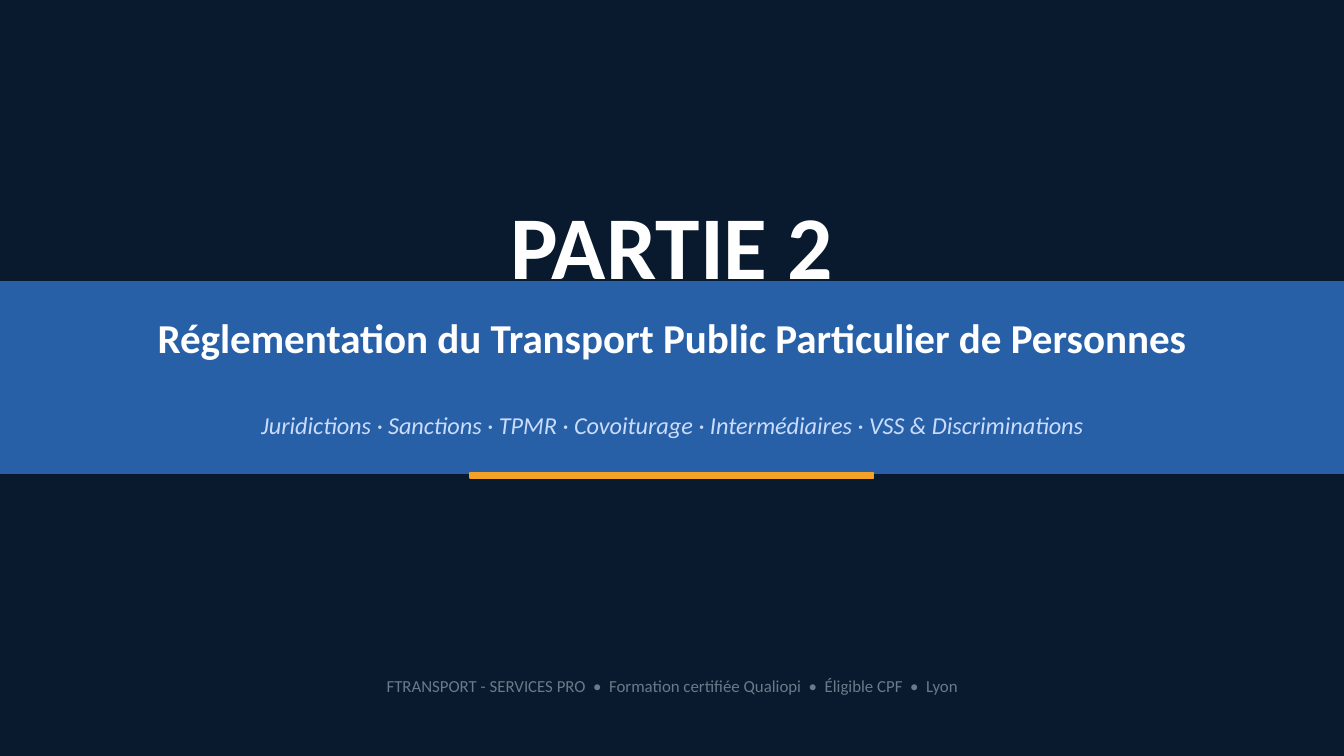
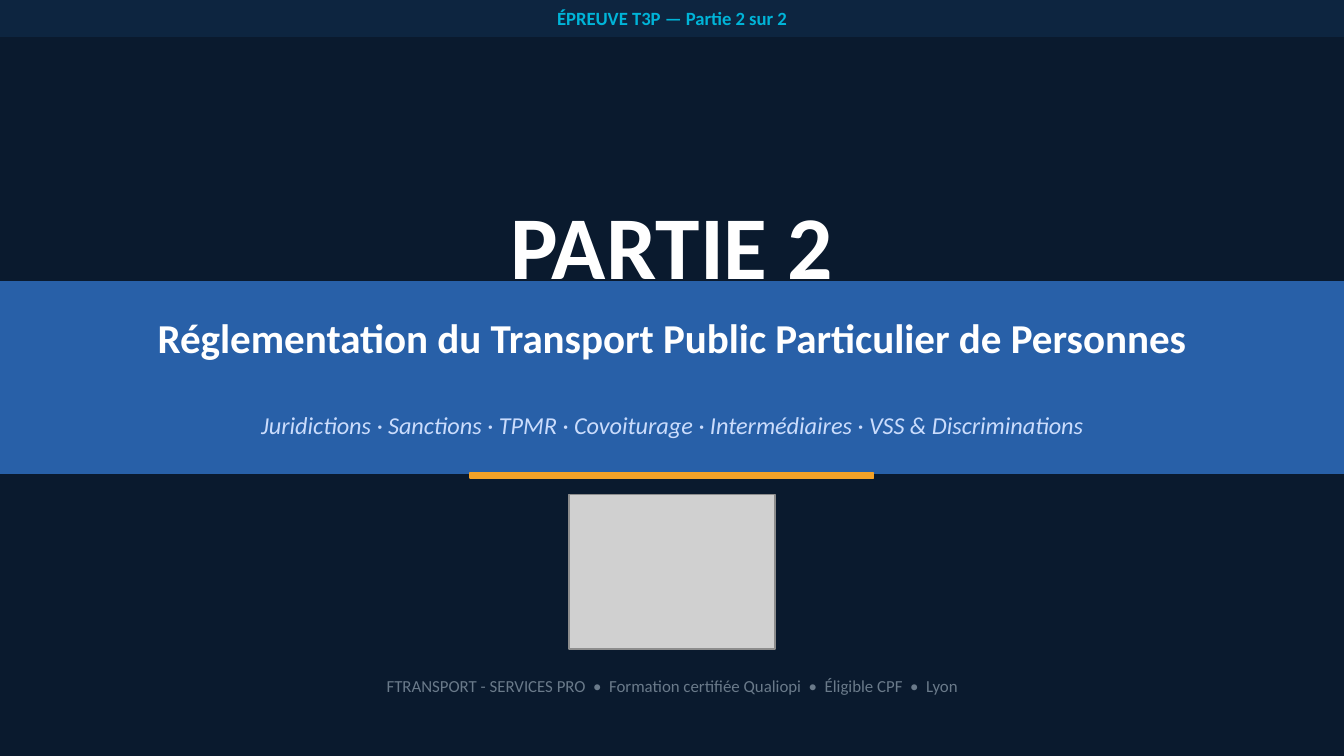
Before and after one commit to nanouf69/insight-learn-manage, a slide deck: slide 1 of public/cours/vtc/A_T3P_partie_2.pptx. Drawn at 1344x756 pixels with LibreOffice and Linux fonts; fonts in the diff are those of the drawing; grey boxes stand for pictures. Boxes give left, top, right and bottom in pixels: in the first picture for what was removed or moved away, otherwise in the second. Text is boxed around its words. In the diff, an @@ line names an element or a change of style, - is before the commit and + after.

```diff
--- a/public/cours/vtc/A_T3P_partie_2.pptx
+++ b/public/cours/vtc/A_T3P_partie_2.pptx
@@ rectangle added at [0, 0, 1344, 38], fill #0D2540, 10 pt, text #00B4D8, bold @@
+ÉPREUVE T3P — Partie 2 sur 2
@@ picture added at [569, 495, 774, 649] @@
```
Also in this commit, not shown: 38 other slides changed, 4 slides added.
